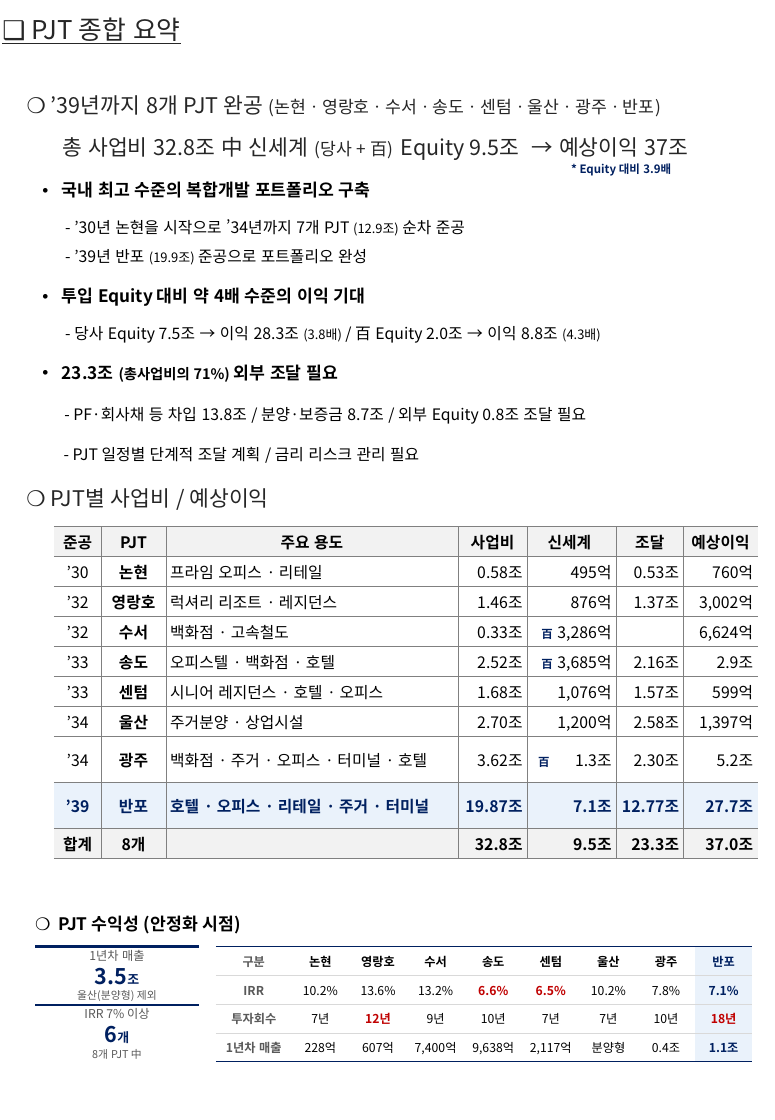
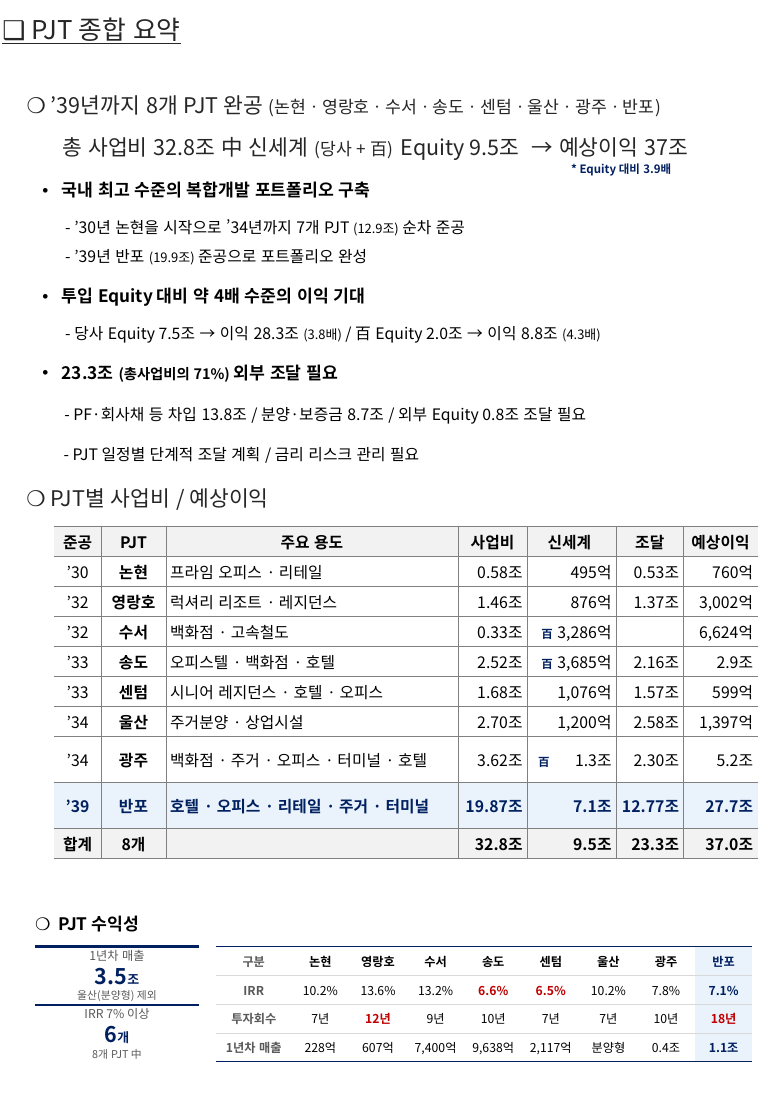
Before and after one commit to ukyung8822/test1, a slide deck: slide 3 of PJT_진행현황_수정.pptx. Drawn at 775x1120 pixels with LibreOffice and Linux fonts; fonts in the diff are those of the drawing. Boxes give left, top, right and bottom in pixels: in the first picture for what was removed or moved away, otherwise in the second. Text is boxed around its words. In the diff, an @@ line names an element or a change of style, - is before the commit and + after.

```diff
--- a/PJT_진행현황_수정.pptx
+++ b/PJT_진행현황_수정.pptx
@@ text at (58, 915, 139, 932): text changed @@
-❍ PJT 수익성 (안정화 시점)
+❍ PJT 수익성
```
